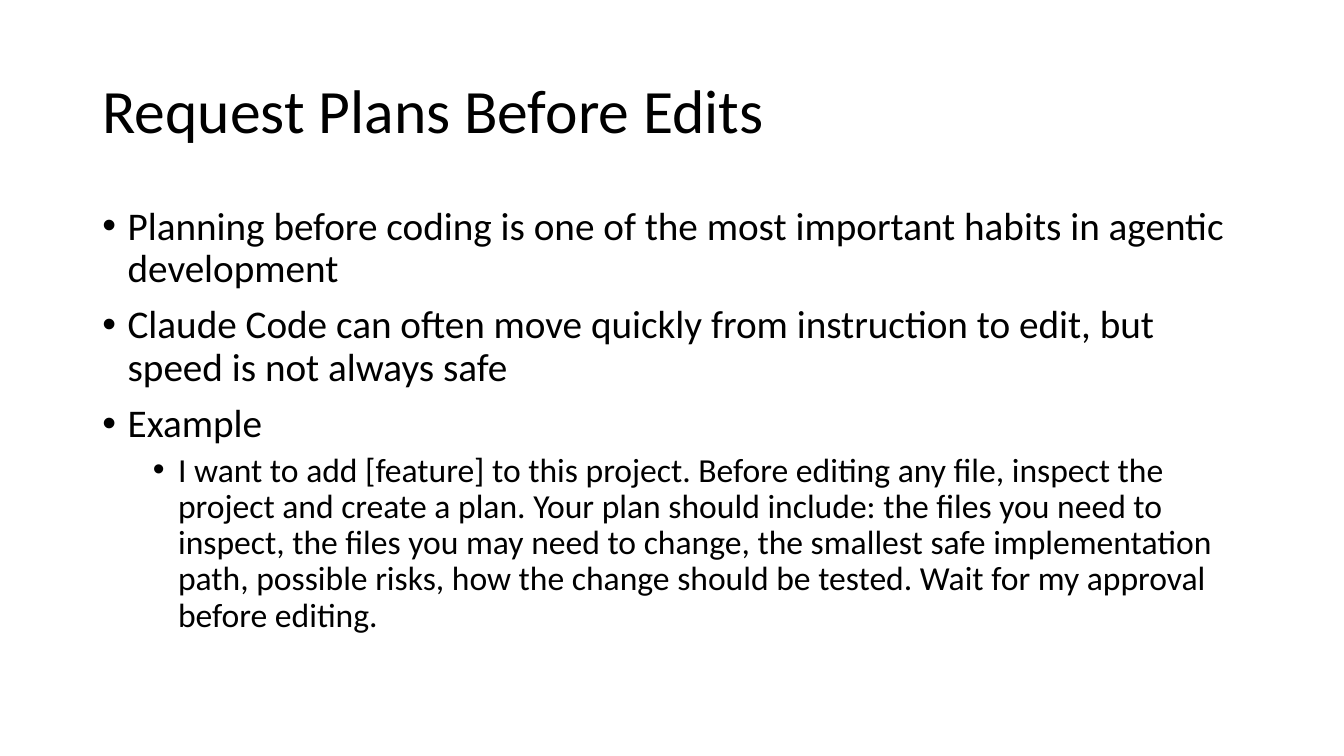
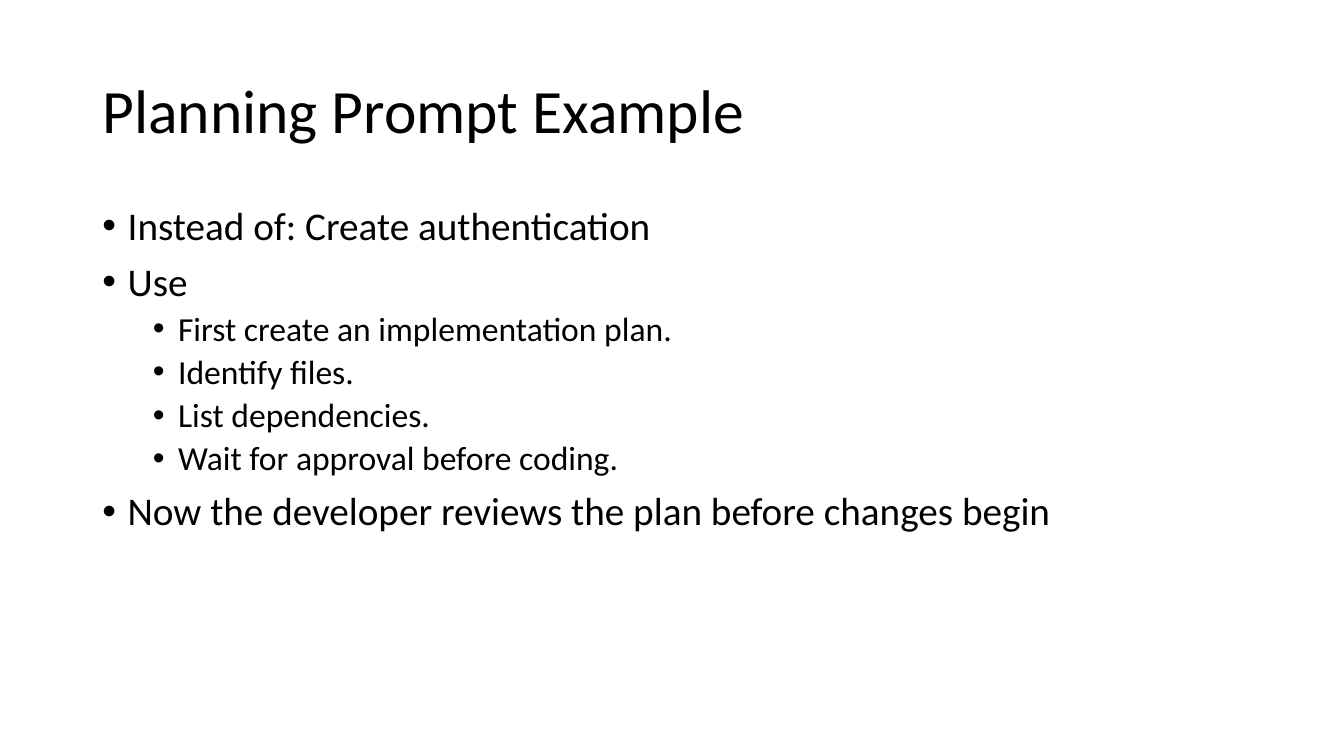
Before and after one commit to atulkahatecdac/claude-code, a slide deck: slide 79 of Claude Code.pptx (slide 58 before the commit). Drawn at 1344x756 pixels with LibreOffice and Linux fonts; fonts in the diff are those of the drawing. Boxes give left, top, right and bottom in pixels: in the first picture for what was removed or moved away, otherwise in the second. Text is boxed around its words. In the diff, an @@ line names an element or a change of style, - is before the commit and + after.

```diff
--- a/Claude Code.pptx
+++ b/Claude Code.pptx
@@ title at bbox=[102, 90, 743, 144]: text changed @@
-Request Plans Before Edits
+Planning Prompt Example
@@ text at bbox=[128, 212, 1050, 532]: text changed @@
-• Planning before coding is one of the most important habits in agentic development
-• Claude Code can often move quickly from instruction to edit, but speed is not always safe
-• Example
-  • I want to add [feature] to this project. Before editing any file, inspect the project and create a plan. Your plan should include: the files you need to inspect, the files you may need to change, the smallest safe implementation path, possible risks, how the change should be tested. Wait for my approval before editing.
+• Instead of: Create authentication
+• Use
+  • First create an implementation plan.
+  • Identify files.
+  • List dependencies.
+  • Wait for approval before coding.
+• Now the developer reviews the plan before changes begin
```
Also in this commit, not shown: 30 other slides changed, 87 slides added, 180 slides removed.
